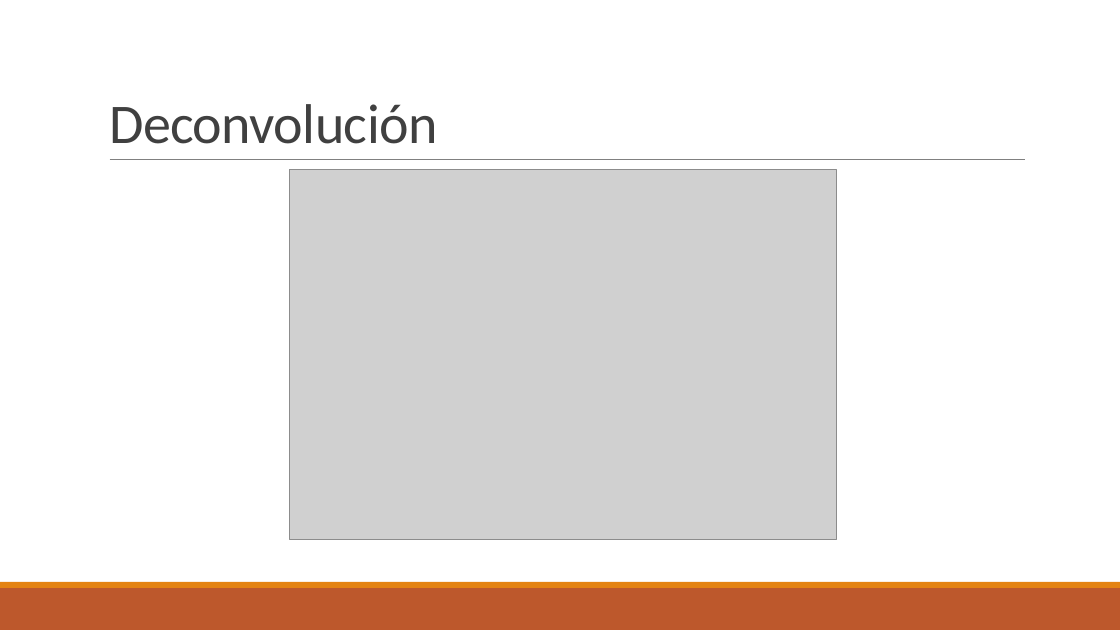
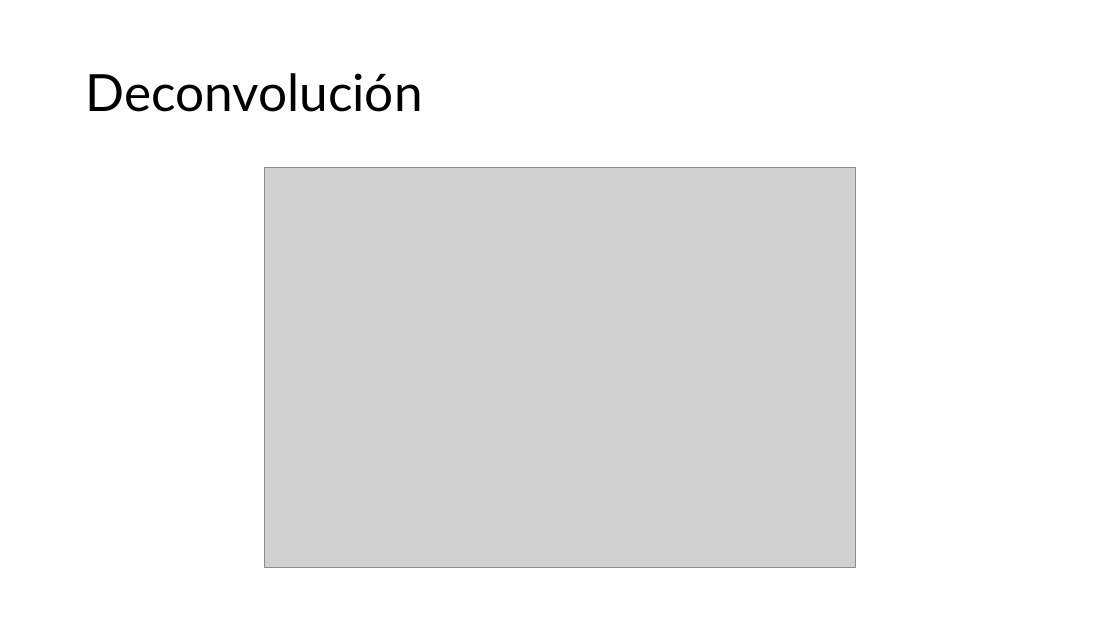
Before and after one commit to BenjaminGonzalezF/Stress-Recognition-from-Electrodermal-Activity, a slide deck: slide 5 of EDA.pptx. Drawn at 1120x630 pixels with LibreOffice and Linux fonts; fonts in the diff are those of the drawing; grey boxes stand for pictures. Boxes give left, top, right and bottom in pixels: in the first picture for what was removed or moved away, otherwise in the second. Text is boxed around its words. In the diff, an @@ line names an element or a change of style, - is before the commit and + after.

```diff
--- a/EDA.pptx
+++ b/EDA.pptx
@@ title "Deconvolución" moved from (x1=109, y1=104, x2=437, y2=144) to (x1=85, y1=73, x2=422, y2=112) @@
@@ title "Deconvolución" at (x1=85, y1=73, x2=422, y2=112): size 48 to 44 pt, font Calibri to Lato, text colour #404040 to #000000, letter spacing -0.5 to 0 pt; line spacing 0.85 to 0.9; vertical alignment bottom to middle @@
@@ line removed from (110, 160) to (1026, 160) @@
@@ picture resized from (x1=290, y1=170, x2=837, y2=539) to (x1=265, y1=168, x2=856, y2=568) @@
@@ rectangle removed at (x1=0, y1=588, x2=1120, y2=630) @@
@@ rectangle removed at (x1=0, y1=582, x2=1120, y2=588) @@
```
Also in this commit, not shown: 11 other slides changed, 1 slide added, 1 slide removed, 3 other files.
